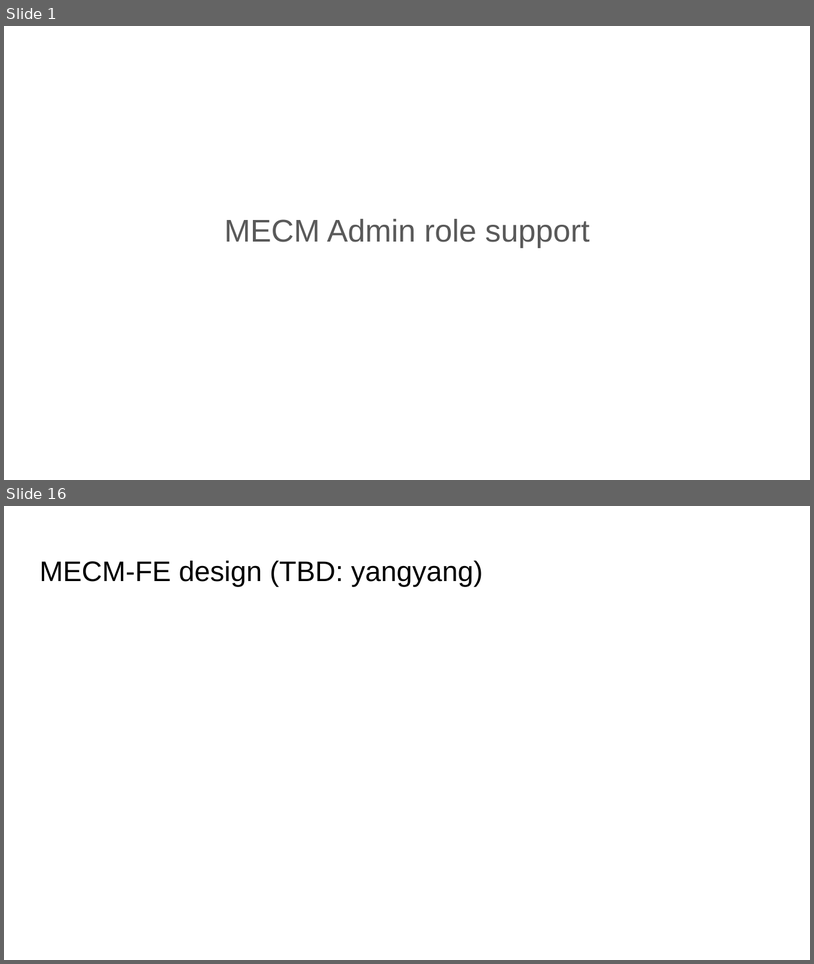
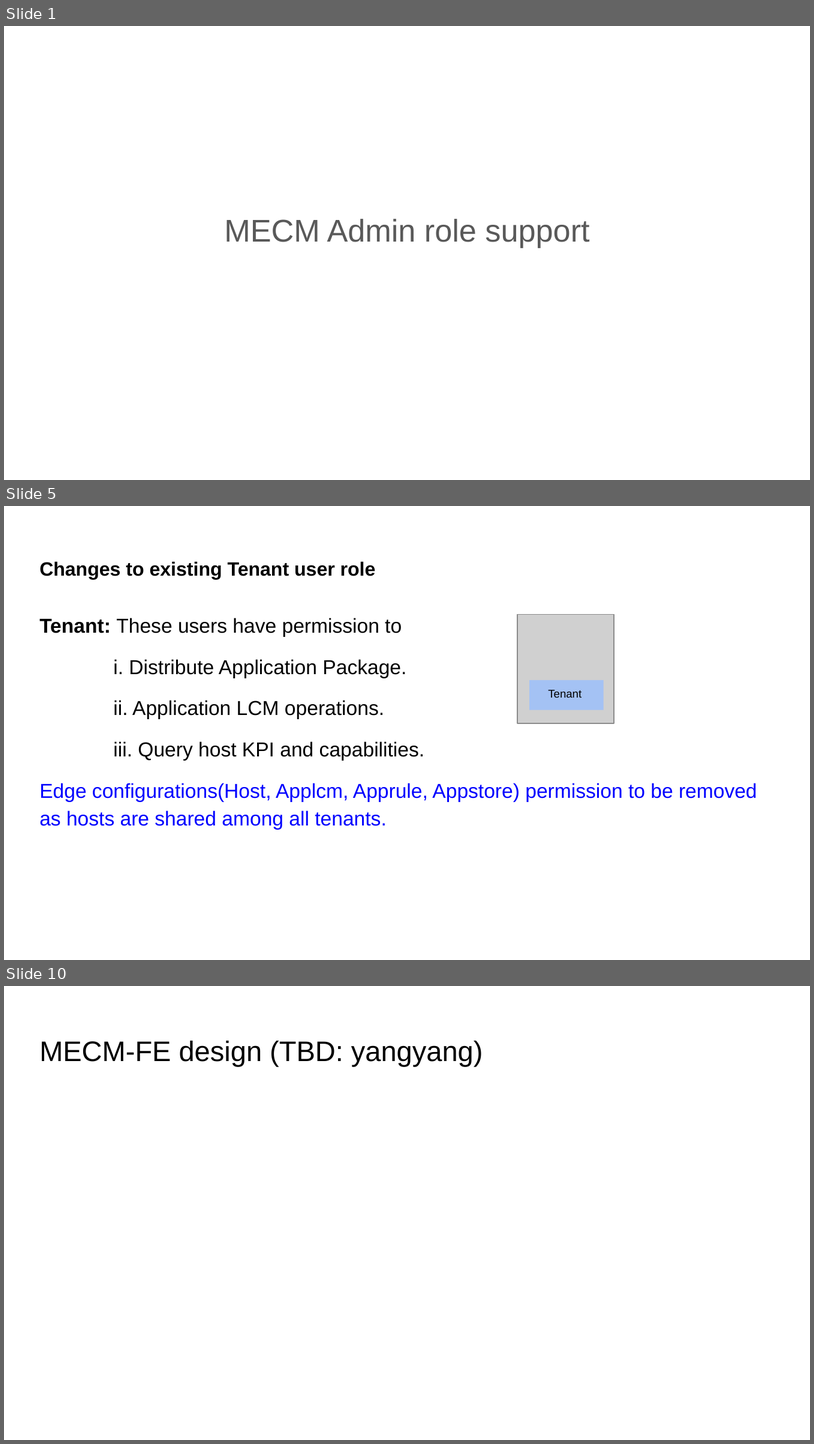
Before and after one commit to EdgeGallery/community, a slide deck: MECM PT/Release V1.1/MECM admin role support.pptx. Shown one above the other, each under a label of ours: slides 1 and 16 before the commit, slides 1, 5 and 10 after it; the slides between them are not shown. The pictures are 814x964 and 814x1444 pixels, drawn with LibreOffice and Linux fonts; fonts in the diff are those of the drawing; grey boxes stand for pictures. Boxes give left, top, right and bottom in pixels: in the first picture for what was removed or moved away, otherwise in the second. Text is boxed around its words. In the diff, an @@ line names an element or a change of style, - is before the commit and + after.

```diff
--- a/MECM PT/Release V1.1/MECM admin role support.pptx
+++ b/MECM PT/Release V1.1/MECM admin role support.pptx
@@ slide 5 added at (x1=4, y1=506, x2=810, y2=960), background #FFFFFF @@
@@ title added at (x1=39, y1=561, x2=376, y2=580), 17.2 pt, text #000000, bold @@
+Changes to existing Tenant user role
@@ text added at (x1=39, y1=618, x2=758, y2=829), 18 pt, text #000000 @@
+Tenant: These users have permission to
+i. Distribute Application Package.
+ii. Application LCM operations.
+iii. Query host KPI and capabilities.
+Edge configurations(Host, Applcm, Apprule, Appstore) permission to be removed as hosts are shared among all tenants.
@@ picture added at (x1=518, y1=614, x2=614, y2=723) @@
@@ rectangle added at (x1=530, y1=680, x2=604, y2=710), fill #A4C2F4, 10 pt, text #000000 @@
+Tenant
@@ what was slide 16 is now slide 10 @@
```
Also in this commit, not shown: 4 slides changed, 6 other slides added, 1 slide removed.
